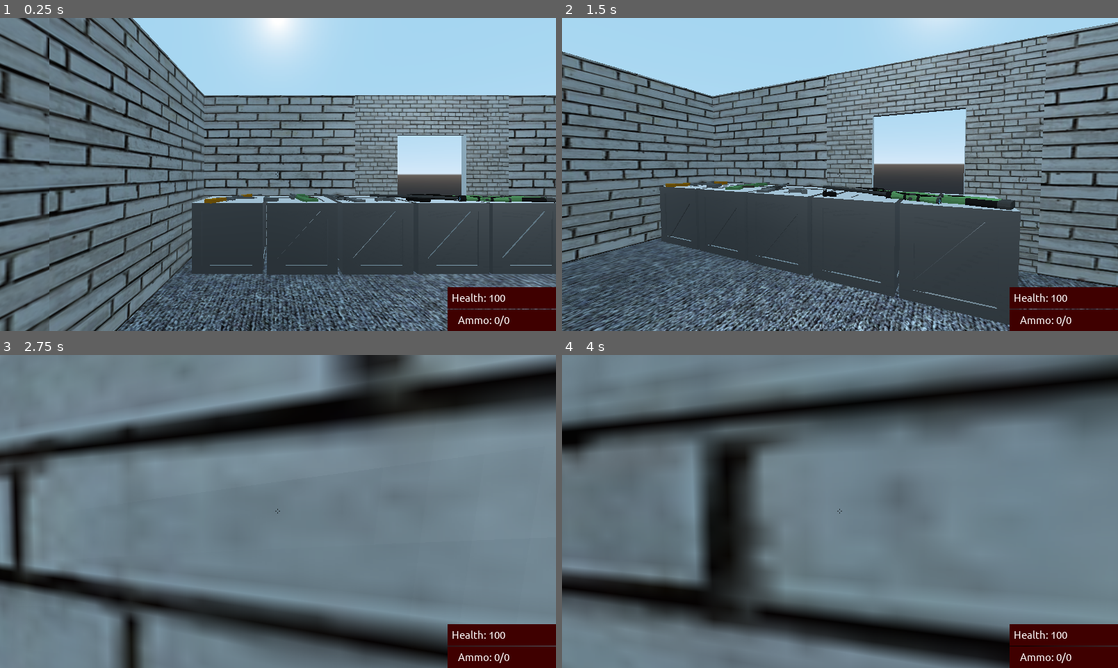
Above: before the commit, frames 1-4 (two rows, left to right).
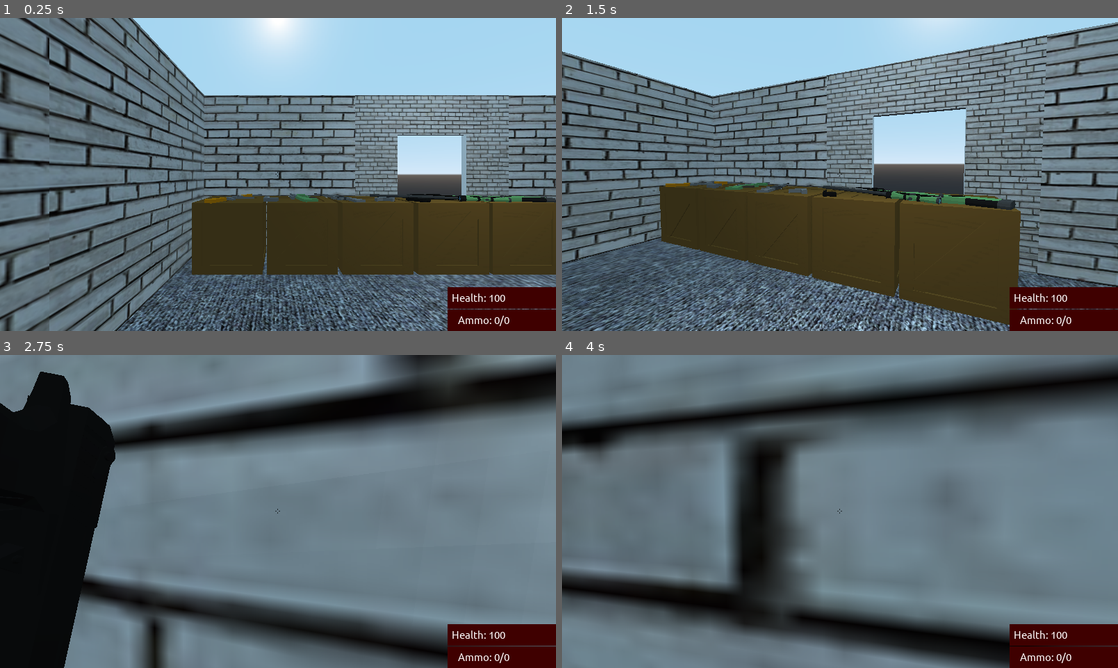
Above: after the commit, the same moments.

Repository: ssebs/firingrange
Game: Godot game, scene res://Scenes/Maps/TestMap.tscn
Same seed, same stepped clock (60 frames per second), same inputs: the game is played once before the commit and once after it. This scene is started directly instead of the project's main scene. Sound files missing from this copy of the repository are replaced by a short silence.
Inputs (mouse positions are in pixels of both pictures, inside the frame that each line leads up to):
- Up to frame 1 (0.25 s): no input
- Up to frame 2 (1.5 s): tap Enter at 0.5 s; move the mouse to (962, 158) at 0.52 s; hold D (move_right) 0.53-1.28 s; hold Right mouse button (aim) 0.53-1.28 s; click (962, 158) at 0.67 s; tap Space (jump) at 0.77 s; move the mouse to (812, 174) at 1.27 s; hold W (move_forward) from 1.28 s (still down); click (812, 174) at 1.35 s
- Up to frame 3 (2.75 s): keep holding W (move_forward); tap Space (jump) at 1.52 s; move the mouse to (289, 505) at 2.02 s; tap 1 (gun1) at 2.1 s
- Up to frame 4 (4 s): keep holding W (move_forward); move the mouse to (834, 517) at 2.77 s; tap 2 (gun2) at 2.85 s; click (834, 517) at 2.92 s; tap Space (jump) at 3.02, 3.77 s; move the mouse to (878, 514) at 3.52 s; tap I (k_inspect) at 3.6 s

The runs differ from the first frame. In frame 1, 16% of the frame differs, in the area x 34-100%, y 56-82%; in frame 2, 18%, in the area x 17-83%, y 52-98%; in frame 3, 17%; in frame 4, 10%.

Commit message:
Fix sniper hitbox

Diff:
--- a/Scenes/Guns/AWP.tscn
+++ b/Scenes/Guns/AWP.tscn
@@ -6,9 +6,9 @@
 [ext_resource path="res://Scenes/Guns/Anims/ARReload.tres" type="Animation" id=5]
 [ext_resource path="res://Assets/Models/Awp.obj" type="ArrayMesh" id=6]
 
-[sub_resource type="Animation" id=16]
+[sub_resource type="Animation" id=1]
 resource_name = "SniperUnADS"
-length = 0.75
+length = 0.5
 step = 0.05
 tracks/0/type = "value"
 tracks/0/path = NodePath(".:translation")
@@ -17,7 +17,7 @@
 tracks/0/imported = false
 tracks/0/enabled = true
 tracks/0/keys = {
-"times": PoolRealArray( 0, 0.73884 ),
+"times": PoolRealArray( 0, 0.5 ),
 "transitions": PoolRealArray( 1, 1 ),
 "update": 0,
 "values": [ Vector3( 0, 0, 0 ), Vector3( -0.418, 0.19, 0.438 ) ]
@@ -29,7 +29,7 @@
 tracks/1/imported = false
 tracks/1/enabled = true
 tracks/1/keys = {
-"times": PoolRealArray( 0, 0.55, 0.73884 ),
+"times": PoolRealArray( 0, 0.3, 0.5 ),
 "transitions": PoolRealArray( 1, 1, 1 ),
 "update": 0,
 "values": [ Vector3( 0, 0, 0 ), Vector3( 0.581165, -5.33855, 6.19491 ), Vector3( 0, 0, 0 ) ]
@@ -41,13 +41,13 @@
 tracks/2/imported = false
 tracks/2/enabled = false
 tracks/2/keys = {
-"times": PoolRealArray( 0, 0.73884 ),
+"times": PoolRealArray( 0, 0.5 ),
 "transitions": PoolRealArray( 1, 1 ),
 "update": 1,
 "values": [ true, false ]
 }
 
-[sub_resource type="Animation" id=9]
+[sub_resource type="Animation" id=2]
 resource_name = "SniperFire"
 length = 0.8
 tracks/0/type = "value"
@@ -111,8 +111,9 @@
 "values": [ Vector3( 0, 0, 0 ), Vector3( 0.109054, 0.014912, 0 ), Vector3( 0.109054, 0.014912, 0.108983 ), Vector3( 0.109054, 0.014912, 0 ), Vector3( 0, 0, 0 ) ]
 }
 
-[sub_resource type="Animation" id=17]
+[sub_resource type="Animation" id=3]
 resource_name = "SniperNoADS"
+length = 0.5
 tracks/0/type = "value"
 tracks/0/path = NodePath(".:translation")
 tracks/0/interp = 1
@@ -120,7 +121,7 @@
 tracks/0/imported = false
 tracks/0/enabled = true
 tracks/0/keys = {
-"times": PoolRealArray( 0, 1 ),
+"times": PoolRealArray( 0, 0.5 ),
 "transitions": PoolRealArray( 1, 1 ),
 "update": 0,
 "values": [ Vector3( -0.418, 0.19, 0.438 ), Vector3( 0, 0, 0 ) ]
@@ -132,13 +133,13 @@
 tracks/1/imported = false
 tracks/1/enabled = true
 tracks/1/keys = {
-"times": PoolRealArray( 0, 1 ),
+"times": PoolRealArray( 0, 0.5 ),
 "transitions": PoolRealArray( 1, 1 ),
 "update": 0,
 "values": [ Vector3( 0, 0, 0 ), Vector3( 0, 0, 0 ) ]
 }
 
-[sub_resource type="SpatialMaterial" id=2]
+[sub_resource type="SpatialMaterial" id=4]
 albedo_color = Color( 0.788235, 0.466667, 0.0117647, 1 )
 emission_enabled = true
 emission = Color( 0.964706, 0.721569, 0.258824, 1 )
@@ -146,56 +147,55 @@
 emission_operator = 0
 emission_on_uv2 = false
 
-[sub_resource type="SphereMesh" id=3]
-material = SubResource( 2 )
+[sub_resource type="SphereMesh" id=5]
+material = SubResource( 4 )
 radius = 0.05
 height = 0.1
 
-[sub_resource type="SpatialMaterial" id=4]
+[sub_resource type="SpatialMaterial" id=6]
 albedo_color = Color( 0.32549, 0.537255, 0.313726, 1 )
 
-[sub_resource type="SpatialMaterial" id=6]
+[sub_resource type="SpatialMaterial" id=7]
 albedo_color = Color( 0.215686, 0.215686, 0.215686, 1 )
 
-[sub_resource type="SpatialMaterial" id=7]
+[sub_resource type="SpatialMaterial" id=8]
 albedo_color = Color( 0.0705882, 0.0705882, 0.0705882, 1 )
 
-[sub_resource type="SpatialMaterial" id=8]
+[sub_resource type="SpatialMaterial" id=9]
 flags_transparent = true
 albedo_color = Color( 0.254902, 0.686275, 1, 0.447059 )
+
+[sub_resource type="CylinderMesh" id=10]
+top_radius = 0.02
+bottom_radius = 0.02
+height = 0.3
+
+[sub_resource type="SpatialMaterial" id=11]
+albedo_color = Color( 0.396078, 0.396078, 0.396078, 1 )
 
 [sub_resource type="CylinderMesh" id=12]
 top_radius = 0.02
 bottom_radius = 0.02
-height = 0.3
+height = 0.05
 
 [sub_resource type="SpatialMaterial" id=13]
 albedo_color = Color( 0.396078, 0.396078, 0.396078, 1 )
 
-[sub_resource type="CylinderMesh" id=14]
-top_radius = 0.02
-bottom_radius = 0.02
-height = 0.05
-
-[sub_resource type="SpatialMaterial" id=15]
-albedo_color = Color( 0.396078, 0.396078, 0.396078, 1 )
-
-[sub_resource type="SphereMesh" id=10]
+[sub_resource type="SphereMesh" id=14]
 radius = 0.05
 height = 0.1
 radial_segments = 8
 rings = 8
 
-[sub_resource type="SpatialMaterial" id=11]
+[sub_resource type="SpatialMaterial" id=15]
 albedo_color = Color( 0.215686, 0.215686, 0.215686, 1 )
 
-[sub_resource type="BoxShape" id=5]
-extents = Vector3( 0.05, 0.441445, 2.44287 )
+[sub_resource type="BoxShape" id=16]
+extents = Vector3( 0.05, 0.342, 1.255 )
 
 [node name="AWP" type="RigidBody"]
 transform = Transform( 1, 0, 0, 0, 1, 0, 0, 0, 1, 0, -0.240122, 0.135 )
 collision_layer = 2147483649
-collision_mask = 2147483649
 script = ExtResource( 1 )
 
 [node name="FirePoint" type="Spatial" parent="."]
@@ -207,10 +207,10 @@
 anims/ARInspect = ExtResource( 3 )
 anims/ARReload = ExtResource( 5 )
 anims/GunsARInspect = ExtResource( 3 )
-anims/SniperADS = SubResource( 16 )
-anims/SniperFire = SubResource( 9 )
-anims/SniperNoADS = SubResource( 17 )
-anims/SniperUnADS = SubResource( 16 )
+anims/SniperADS = SubResource( 1 )
+anims/SniperFire = SubResource( 2 )
+anims/SniperNoADS = SubResource( 3 )
+anims/SniperUnADS = SubResource( 1 )
 
 [node name="GunBody" type="Spatial" parent="."]
 transform = Transform( 1, 0, 0, 0, 0.999998, 0, 0, 0, 0.999999, 0, 0, 0 )
@@ -218,41 +218,40 @@
 [node name="MuzzleFlash" type="MeshInstance" parent="GunBody"]
 transform = Transform( 3, 0, 0, 0, 3, 0, 0, 0, 3, 0, 0.0931226, -4.01477 )
 visible = false
-mesh = SubResource( 3 )
+mesh = SubResource( 5 )
 material/0 = null
 
 [node name="AWP" type="MeshInstance" parent="GunBody"]
 transform = Transform( -0.75, 0, -2.44381e-07, 0, 0.749999, 0, 2.44381e-07, 0, -0.749999, 0, -0.0128785, -0.479591 )
 mesh = ExtResource( 6 )
-material/0 = SubResource( 4 )
-material/1 = SubResource( 6 )
-material/2 = SubResource( 7 )
-material/3 = SubResource( 8 )
+material/0 = SubResource( 6 )
+material/1 = SubResource( 7 )
+material/2 = SubResource( 8 )
+material/3 = SubResource( 9 )
 material/4 = null
 material/5 = null
 material/6 = null
 material/7 = null
 
 [node name="Bolt" type="Spatial" parent="GunBody"]
-transform = Transform( 1, 0, 0, 0, 1, 0, 0, 0, 1, 0, 0, 0 )
 
 [node name="Tube" type="MeshInstance" parent="GunBody/Bolt"]
 transform = Transform( 1, 0, 0, 0, -1.62921e-07, -1, 0, 1, -1.62921e-07, 0.037244, 0.152697, -0.162787 )
+mesh = SubResource( 10 )
+material/0 = SubResource( 11 )
+
+[node name="Tube2" type="MeshInstance" parent="GunBody/Bolt"]
+transform = Transform( 0.707107, -0.707106, 0, 0.707108, 0.707107, 0, 0, 0, 1, 0.0485589, 0.136843, -0.0205793 )
 mesh = SubResource( 12 )
 material/0 = SubResource( 13 )
 
-[node name="Tube2" type="MeshInstance" parent="GunBody/Bolt"]
-transform = Transform( 0.707107, -0.707106, 0, 0.707108, 0.707107, 0, 0, 0, 1, 0.0485589, 0.136843, -0.0205793 )
+[node name="Ball" type="MeshInstance" parent="GunBody/Bolt"]
+transform = Transform( 1, 0, 0, 0, 1, 0, 0, 0, 1, 0.0846325, 0.0907024, -0.0205955 )
 mesh = SubResource( 14 )
 material/0 = SubResource( 15 )
 
-[node name="Ball" type="MeshInstance" parent="GunBody/Bolt"]
-transform = Transform( 1, 0, 0, 0, 1, 0, 0, 0, 1, 0.0846325, 0.0907024, -0.0205955 )
-mesh = SubResource( 10 )
-material/0 = SubResource( 11 )
-
 [node name="CollisionShape" type="CollisionShape" parent="."]
-transform = Transform( 1, 0, 0, 0, 1, 0, 0, 0, 1, 0, -0.0073238, -1.2671 )
-shape = SubResource( 5 )
+transform = Transform( 1, 0, 0, 0, 1, 0, 0, 0, 1, 0, -0.0955098, -0.507 )
+shape = SubResource( 16 )
 
 [node name="AudioPlayer" type="AudioStreamPlayer" parent="."]
--- a/Scenes/Guns/SniperGeneric.gd
+++ b/Scenes/Guns/SniperGeneric.gd
@@ -66,7 +66,6 @@
 		if has_aimed and not is_aiming:
 			ap.play("SniperNoADS")
 			has_aimed = false
-
 # _process
 
 func shoot(rc_target):
Not shown, changed: _bin/FiringRange.exe
Not shown, changed: _bin/index.pck
